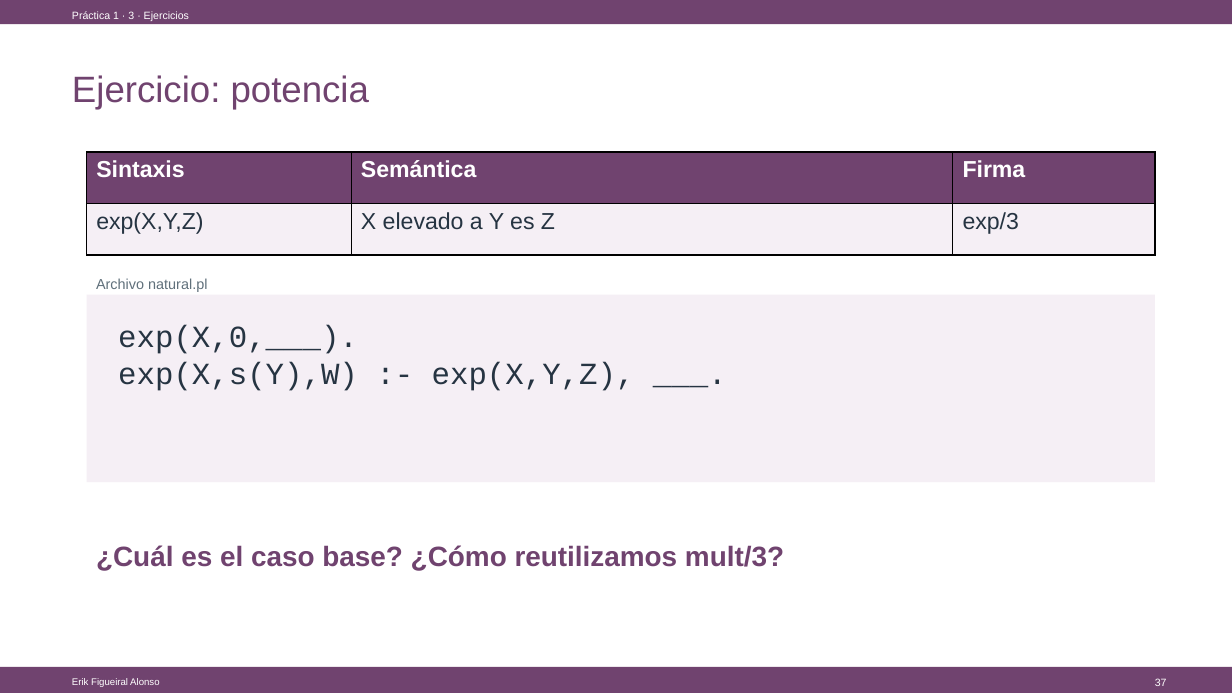
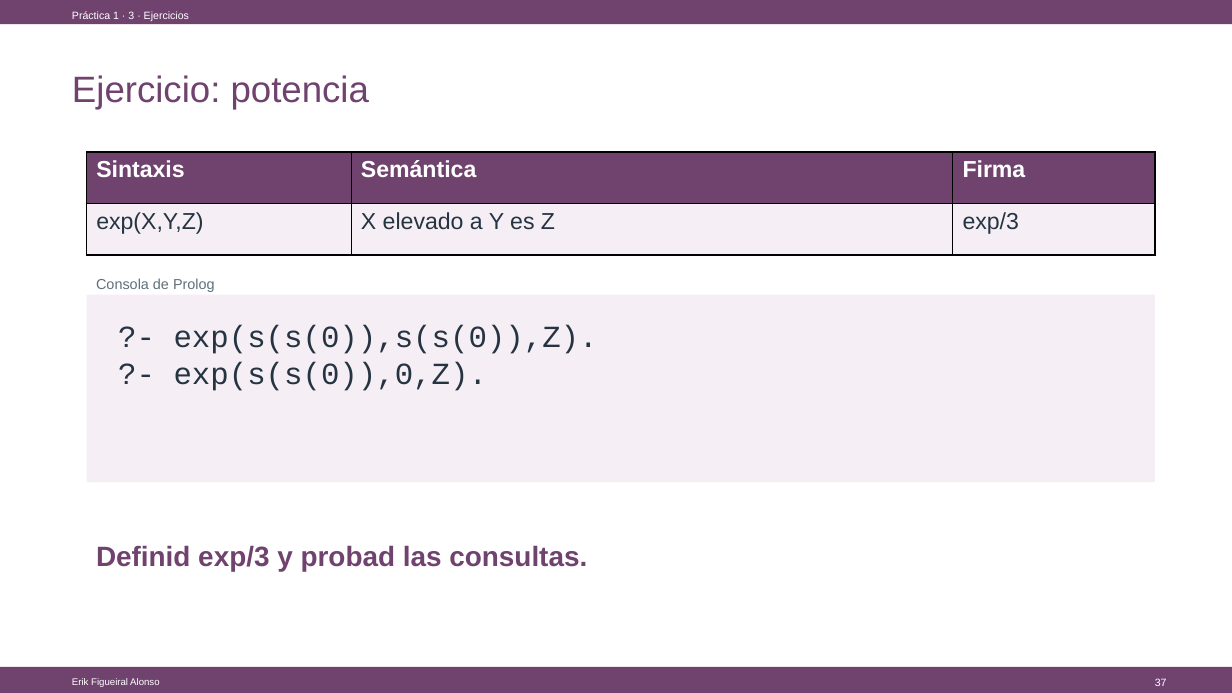
Before and after one commit to Figueiral-Alonso/Docencia, a slide deck: slide 37 of 26/Lógica Computacional/LAB1/LAB1_Introduccion_a_Prolog.pptx. Drawn at 1232x693 pixels with LibreOffice and Linux fonts; fonts in the diff are those of the drawing. Boxes give left, top, right and bottom in pixels: in the first picture for what was removed or moved away, otherwise in the second. Text is boxed around its words. In the diff, an @@ line names an element or a change of style, - is before the commit and + after.

```diff
--- a/26/Lógica Computacional/LAB1/LAB1_Introduccion_a_Prolog.pptx
+++ b/26/Lógica Computacional/LAB1/LAB1_Introduccion_a_Prolog.pptx
@@ text at <box>96,278,215,292</box>: text changed @@
-Archivo natural.pl
+Consola de Prolog
@@ text at <box>174,325,598,391</box>: text changed @@
-exp(X,0,___).
-exp(X,s(Y),W) :- exp(X,Y,Z), ___.
+?- exp(s(s(0)),s(s(0)),Z).
+?- exp(s(s(0)),0,Z).
@@ text at <box>96,545,587,572</box>: text changed @@
-¿Cuál es el caso base? ¿Cómo reutilizamos mult/3?
+Definid exp/3 y probad las consultas.
```
Also in this commit, not shown: 6 other slides changed, 3 other files.
